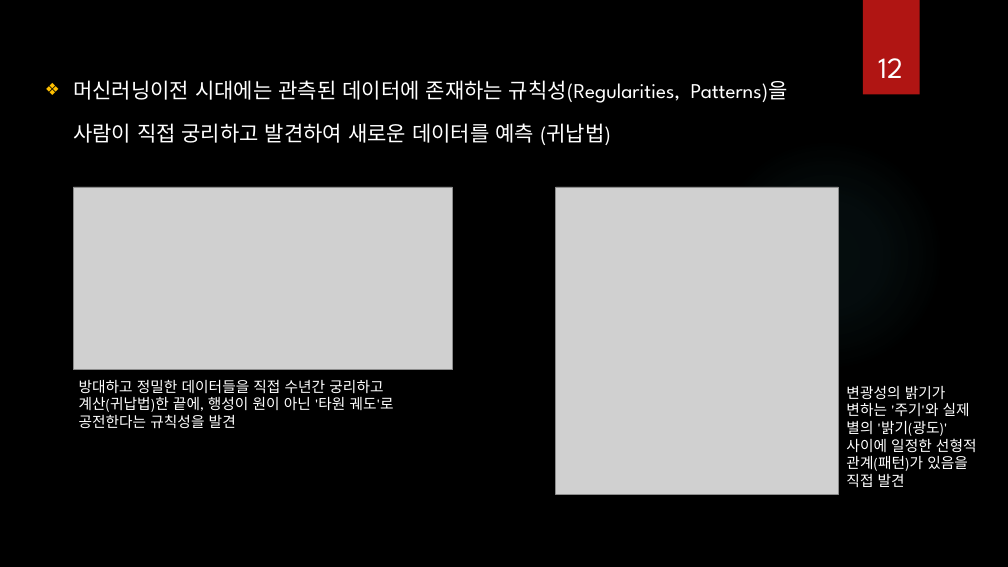
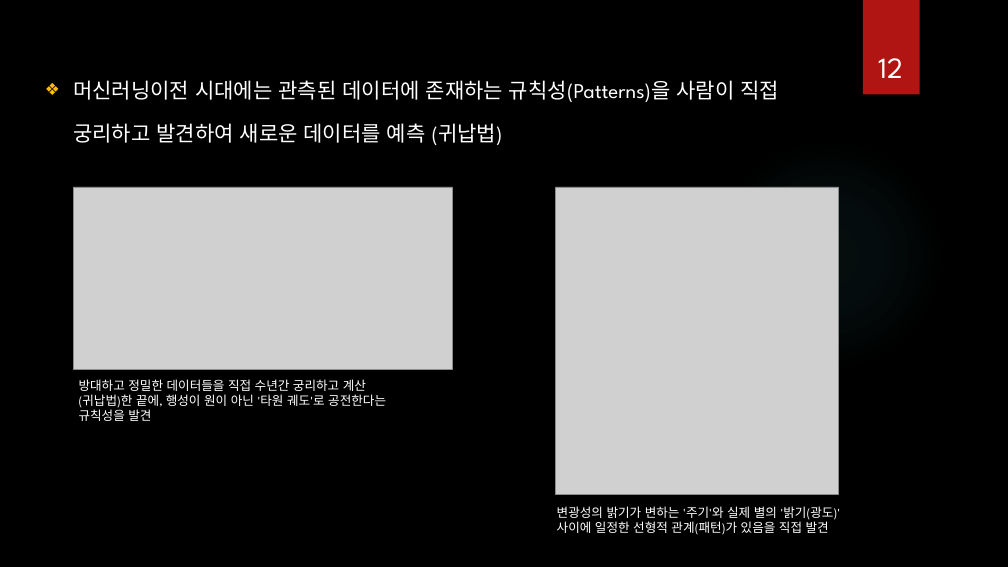
Before and after one commit to ancestor9/Introduction-to-BigData-Analysis, a slide deck: slide 12 of AI 역량강화.pptx. Drawn at 1008x567 pixels with LibreOffice and Linux fonts; fonts in the diff are those of the drawing; grey boxes stand for pictures; background and template pictures are left out. Boxes give left, top, right and bottom in pixels: in the first picture for what was removed or moved away, otherwise in the second. Text is boxed around its words. In the diff, an @@ line names an element or a change of style, - is before the commit and + after.

```diff
--- a/AI 역량강화.pptx
+++ b/AI 역량강화.pptx
@@ text at (73,80,779,145): text changed @@
-❖ 머신러닝이전 시대에는 관측된 데이터에 존재하는 규칙성(Regularities, Patterns)을 사람이 직접 궁리하고 발견하여 새로운 데이터를 예측 (귀납법)
+❖ 머신러닝이전 시대에는 관측된 데이터에 존재하는 규칙성(Patterns)을 사람이 직접 궁리하고 발견하여 새로운 데이터를 예측 (귀납법)
@@ text "방대하고 정밀한 데이터들을 직접 수년간 ..." at (79,379,386,421): size 14 to 12 pt @@
@@ text "변광성의 밝기가 변하는 '주기'와 실제 ..." at (557,506,841,535): size 14 to 12 pt @@
@@ text "변광성의 밝기가 변하는 '주기'와 실제 ...": place and size @@
-text "변광성의 밝기가 변하는 '주기'와 실제 ..." at (846,386,977,487)
+text "변광성의 밝기가 변하는 '주기'와 실제 ..." at (557,506,841,535)
```
Also in this commit, not shown: 20 other slides changed, 1 other file.
